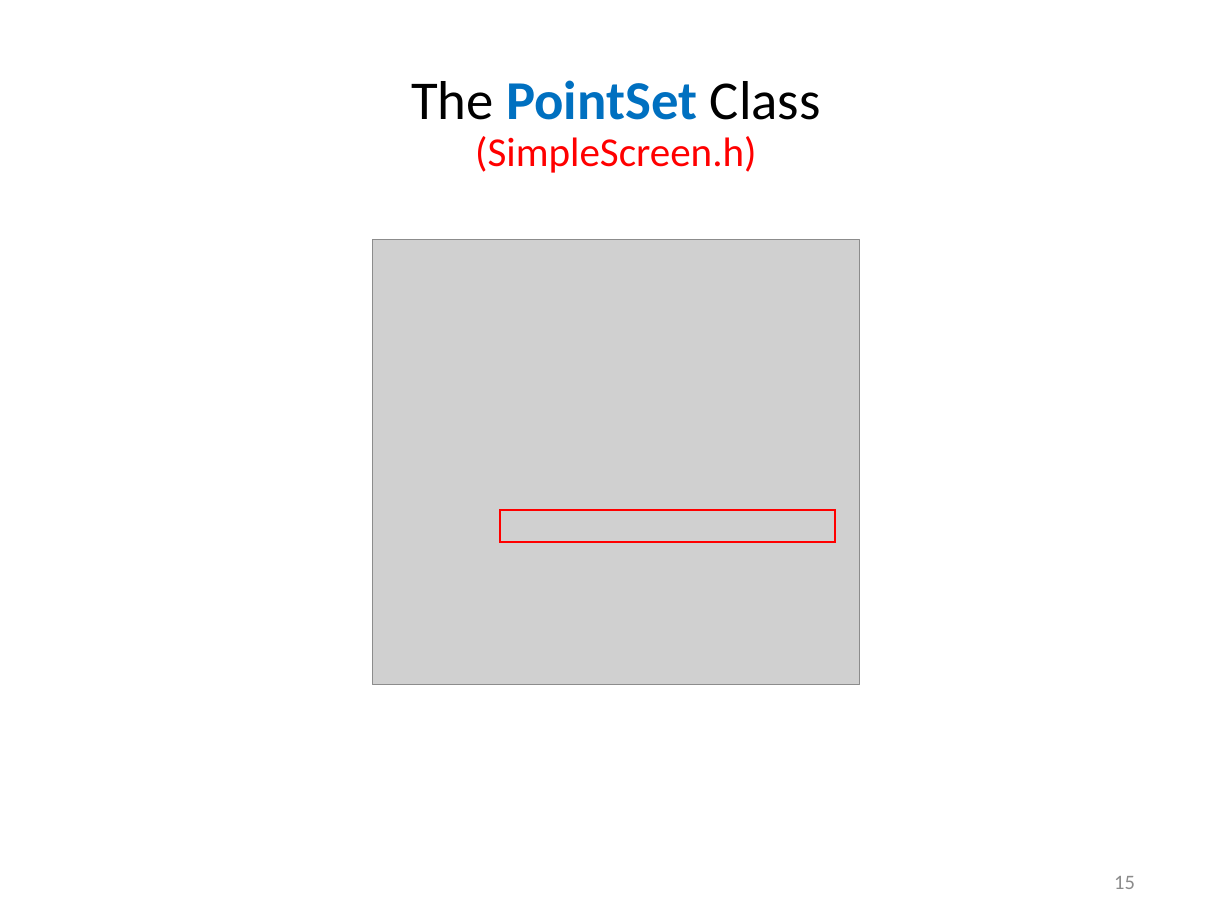
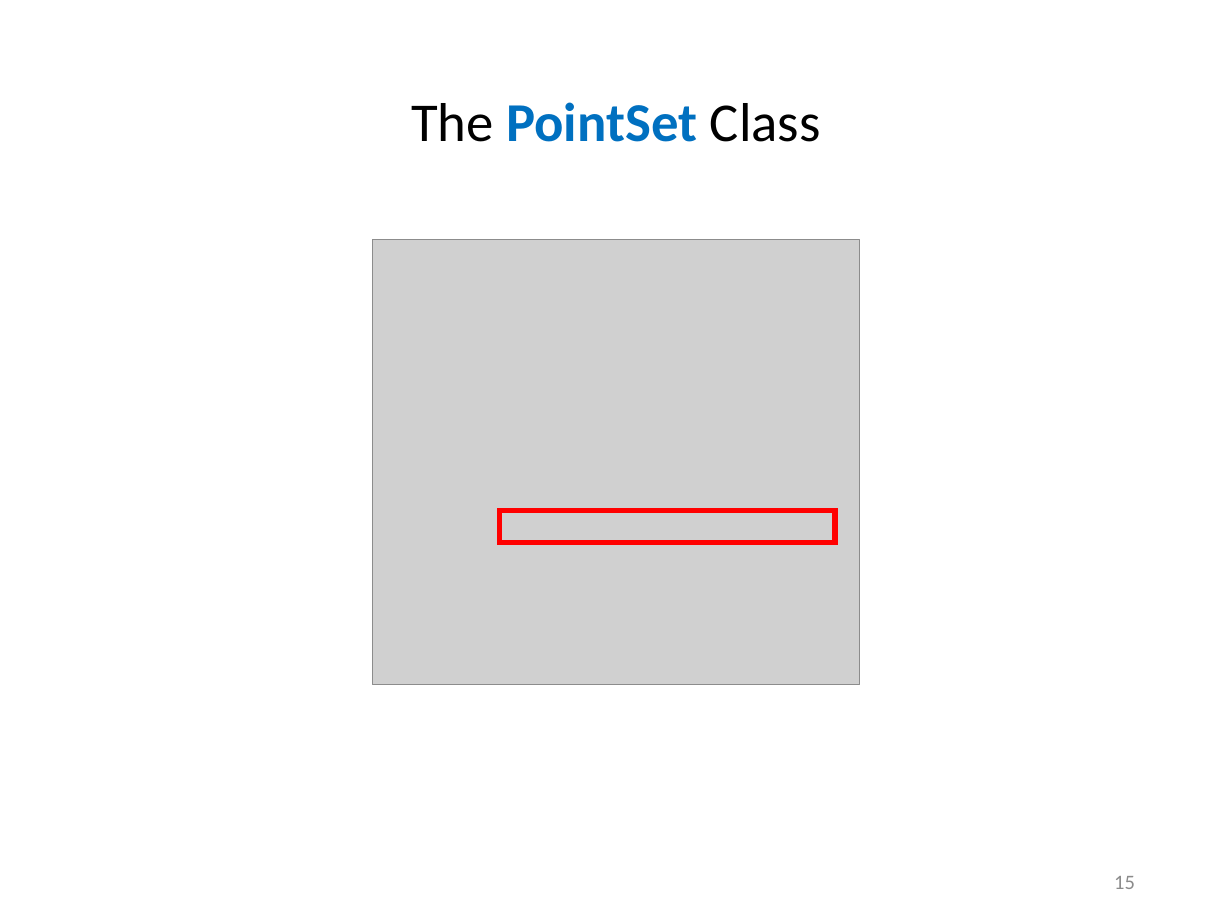
Before and after one commit to dbiersach/scicomp301-cpp-linux, a slide deck: slide 15 of session05/Session 05 - 2D Graphics, Polar Coordinates.pptx. Drawn at 1232x924 pixels with LibreOffice and Linux fonts; fonts in the diff are those of the drawing; grey boxes stand for pictures. Boxes give left, top, right and bottom in pixels: in the first picture for what was removed or moved away, otherwise in the second. Text is boxed around its words. In the diff, an @@ line names an element or a change of style, - is before the commit and + after.

```diff
--- a/session05/Session 05 - 2D Graphics, Polar Coordinates.pptx
+++ b/session05/Session 05 - 2D Graphics, Polar Coordinates.pptx
@@ title at box(411, 102, 821, 142): text changed; text colour #FF0000 to #000000 @@
-The PointSet Class
-(SimpleScreen.h)
+The PointSet Class
@@ rectangle at box(500, 510, 835, 542): outline #FF0000 1 pt to #FF0000 3 pt @@
```
Also in this commit, not shown: 8 other slides changed, 7 slides added, 1 other file.
